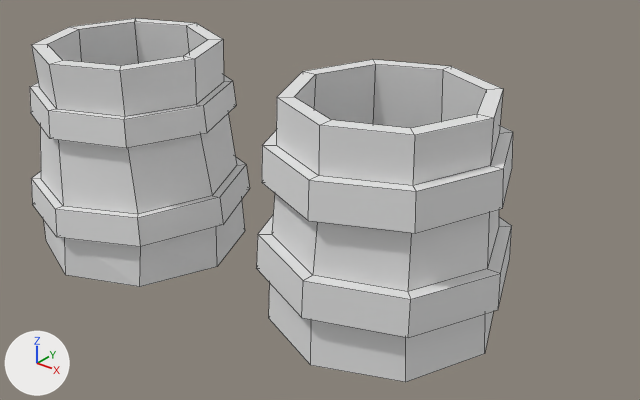
The Blender file Blender/Tankard.blend, before and after one commit.
Rendered twice from a camera (50 mm lens) standing at (3.66, -5.46, 4.26) and looking at (-0.69, -0.02, 0.89). Every picture has the same lights, and +X, +Y and +Z are marked at lower left. The older version comes first. Mesh edges are drawn as thin lines.

Names of what the first picture shows: '4Loops', 'Beveled'.
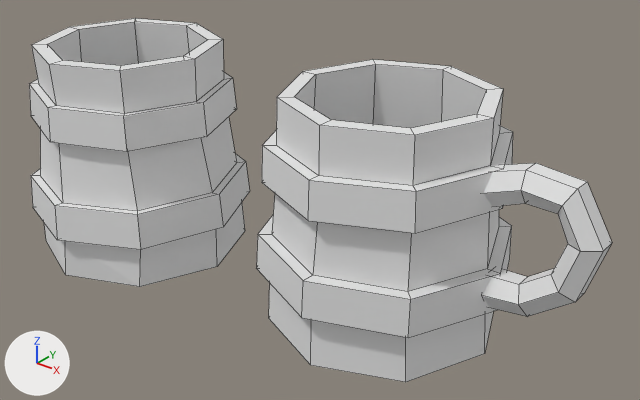
Commit message: Tankard
- One handle made on the beveled tankard

Where the change shows, as pixel boxes (x1, y1, x2, y2) in the pictures (640 x 400 px; the box of a moved part takes in the faces that stretch with it):
'4Loops', reshaped: before (30, 18, 250, 287); after (29, 18, 250, 287)
'Cylinder', added: after (482, 163, 612, 317)
part 1 of me_cylinder, moved or reshaped: before (44, 221, 66, 275); after (44, 223, 66, 275)
part 2 of me_cylinder, moved or reshaped: before (201, 114, 237, 195); after (201, 116, 237, 192)
part 3 of me_cylinder, moved or reshaped: before (58, 135, 212, 214); after (59, 138, 212, 211)
part 4 of me_cylinder, moved or reshaped: before (65, 200, 245, 287); after (65, 203, 245, 287)
part 5 of me_cylinder, moved or reshaped: before (195, 40, 236, 133); after (195, 40, 236, 136)
part 6 of me_cylinder, moved or reshaped: before (32, 171, 41, 179); after (31, 169, 40, 176)
part 7 of me_cylinder, moved or reshaped: before (31, 45, 207, 205); after (31, 45, 207, 203)
part 8 of me_cylinder, moved or reshaped: before (30, 83, 56, 139); after (29, 79, 56, 141)
part 9 of me_cylinder, moved or reshaped: before (31, 178, 140, 247); after (31, 176, 141, 250)
part 10 of me_cylinder, moved or reshaped: before (137, 157, 250, 247); after (137, 154, 250, 249)

The change, as a list of edits to the scene's bpy script:
```text
Change me_cylinder:
    where me_cylinder.from_pydata(...)  # 96 vertices, 89 faces; spans x -1.06..1.07, y -1.07..1.06, z 0.01..2.22
    used by ob_4loops; location = (-2.697, -0.331, -0.015); scale = (1.0, 1.0, 0.912)
    me_cylinder part 1: all 3 vertices in x -1.06..-0.65, y -0.73..-0.05, z 0.49 are moved by (0.0, 0.0, -0.04)
    me_cylinder part 2: all 2 vertices in x 0.62..0.88, y 0.0..0.62, z 1.49 are moved by (0.0, 0.0, -0.04)
    me_cylinder part 3: the 1 vertex in x 0.62, y -0.62, z 1.49 is moved by (0.0, 0.0, -0.04)
    me_cylinder part 4: 24 of the vertices in x -0.96..1.07, y -1.07..1.06, z 0.49..1.51 are moved by (0.0, 0.0, -0.03)
    me_cylinder part 5: 13 of the vertices in x -0.76..0.95, y 0.0..1.03, z 0.79..1.78 are moved by (0.0, 0.0, 0.03)
    me_cylinder part 6: 6 of the vertices in x -1.03..-0.6, y -0.77..0.0, z 0.79..1.78 are moved by (0.0, 0.0, 0.03)
    me_cylinder part 7: 6 of the vertices in x 0.0..0.7, y -0.95..-0.6, z 0.79..1.78 are moved by (0.0, 0.0, 0.03)
    me_cylinder part 8: all 2 vertices in x -0.94..-0.66, y -0.66..0.0, z 1.79 are moved by (0.0, 0.0, 0.04)
    me_cylinder part 9: all 2 vertices in x 0.05..0.77, y -1.04..-0.71, z 0.8..0.81 are moved by (0.0, 0.0, 0.04)
    me_cylinder part 10: all 2 vertices in x 0.7..1.04, y 0.04..0.76, z 0.81 are moved by (0.0, 0.0, 0.04)
Add me_cylinder_002:
    me_cylinder_002.from_pydata(...)  # 42 vertices, 38 faces; spans x -0.74..5.09, y -0.8..0.8, z -1.42..3.71
Add ob_cylinder:
    ob_cylinder = bpy.data.objects.new('Cylinder', me_cylinder_002)
    ob_cylinder.location = (1.011, -0.01, 1.509)
    ob_cylinder.rotation_euler = (0.0, 1.272, 0.0)  # degrees (0, 73, 0)
    ob_cylinder.scale = (0.199, 0.199, 0.199)
```
